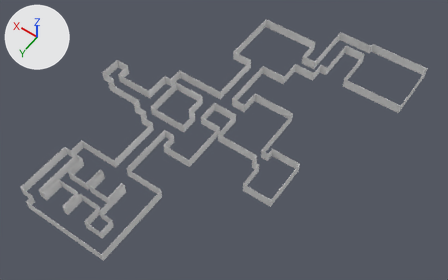
The FBX model Assets/Level_Design/Models/PrototypeLevels/Level3/Level3Walls.fbx as it was, and as the next commit left it.
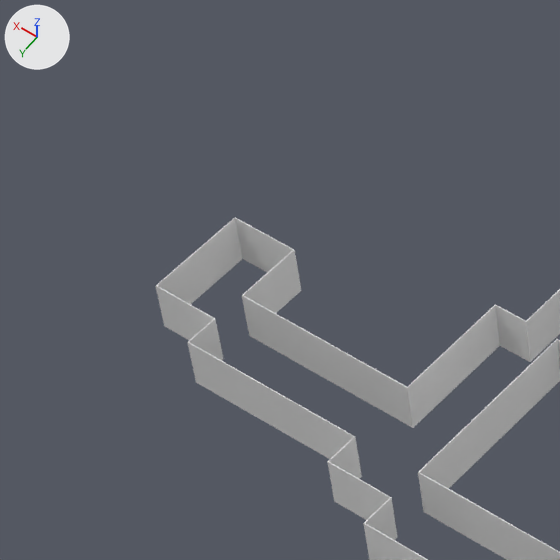
Old and new are each drawn whole from a camera (50 mm lens) standing at (-313.2, 67.3, 127.9) and looking at (-254.3, -15.1, -1.6) and again close up on the part from 16% to 39% of the width and 7% to 44% of the height. Arrows for +X, +Y and +Z are at upper left; the lights stay in place. Where no turn or scale is listed for an object, it has been applied to the vertices. Vertices at the same position are counted once.

The first close-up shows 'Level3WallsMain'.
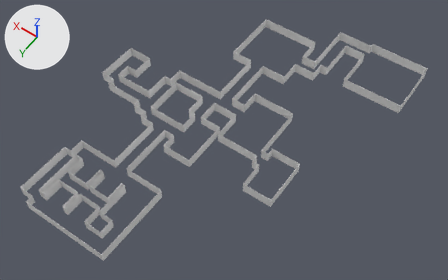
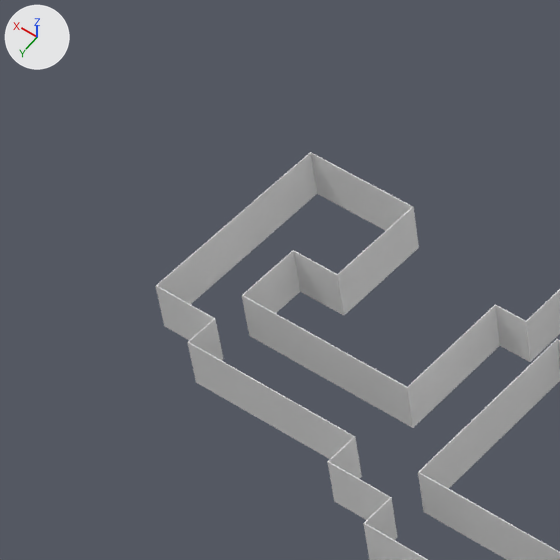
The newer file is also turned or shifted as a whole; pictures and numbers use the older file's frame.

Where the change shows, as pixel boxes [x1, y1, x2, y2] in the close-ups (560 x 560 px):
```json
{"object": "Level3WallsMain", "change": "reshaped", "before": [156, 217, 560, 560], "after": [156, 152, 560, 560]}
{"part": 1, "of": "me_level3walls_001", "change": "built on", "before": [157, 217, 301, 313], "after": [157, 152, 419, 315]}
```

Edits to the scene script, one JSON object a line:
```json
{"block": "me_level3walls_001", "where": "# used by ob_level3wallsmain; location = (-219.0, -18.0, 0.0)"}
{"op": "remove", "block": "me_level3walls_001", "code": "me_level3walls_001.from_pydata(...)  # 772 vertices, 766 faces; spans x -69.0..4.0, y -48.0..48.0, z 0.0..3.0"}
{"op": "add", "block": "me_level3walls_001", "code": "me_level3walls_001.from_pydata(...)  # 796 vertices, 786 faces; spans x -69.0..4.0, y -48.0..48.0, z 0.0..3.0"}
{"block": "me_level3walls_001", "change": "me_level3walls_001 part 1"}
{"block": "me_level3walls_001", "change": "2 vertices are removed from x -0.1..0.0, y -0.1, z 0.0..3.0"}
{"block": "me_level3walls_001", "change": "13 faces are deleted"}
{"block": "me_level3walls_001", "change": "4 vertices in x 4.0, y -0.1, z 0.0..3.0 move by (0.0, -5.9, 0.0)"}
{"block": "me_level3walls_001", "change": "2 vertices move from x -0.1..0.0, y -0.1, z 0.0..3.0 to x -0.1..0.0, y 0.1, z 0.0..3.0"}
{"block": "me_level3walls_001", "change": "26 vertices are added at x -3.1..4.0, y -6.1..0.1, z 0.0..3.0"}
{"block": "me_level3walls_001", "change": "33 new faces join them"}
```
